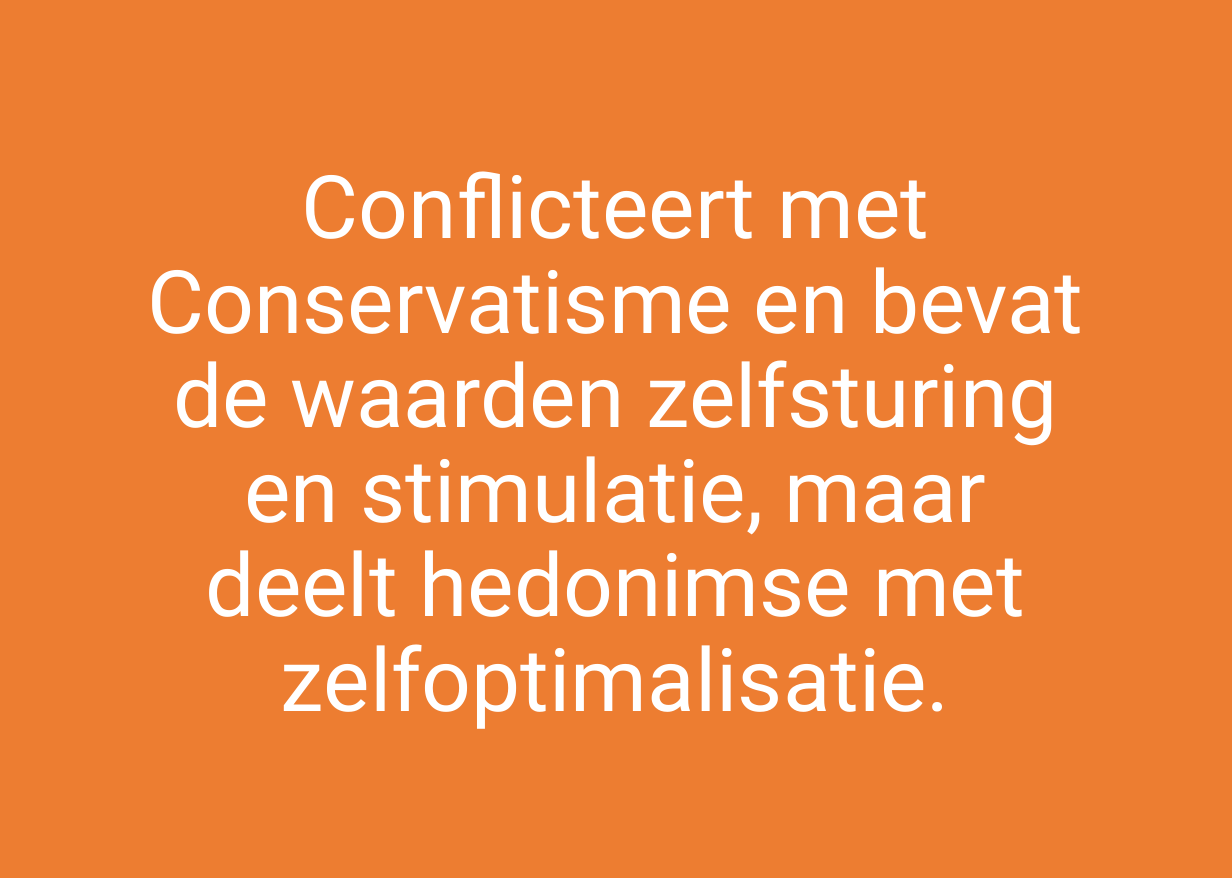
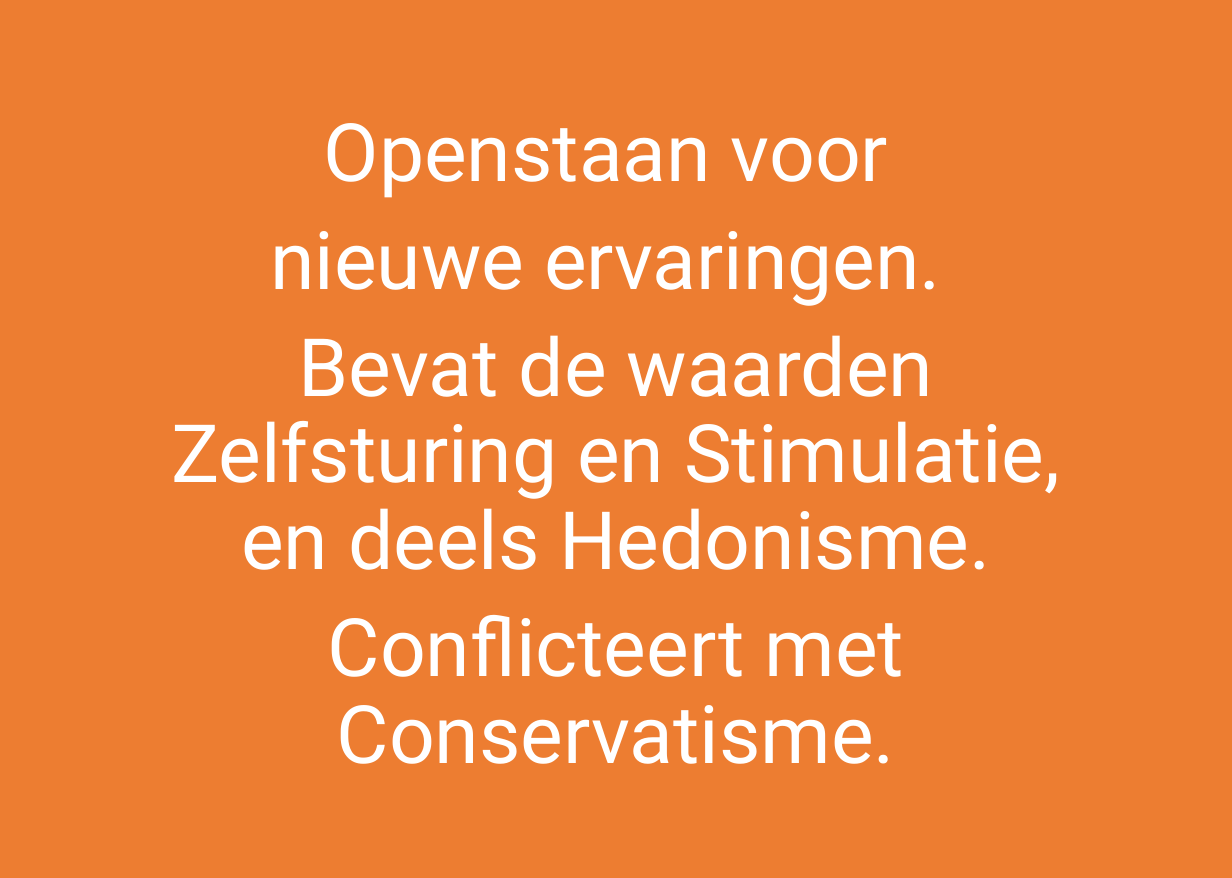
Before and after one commit to ScrumFacilitators/Schwartz-Universal-Values, a slide deck: slide 14 of Schwartz Basis Menselijke Waarden.pptx. Drawn at 1232x878 pixels with LibreOffice and Linux fonts; fonts in the diff are those of the drawing; background and template pictures are left out. Boxes give left, top, right and bottom in pixels: in the first picture for what was removed or moved away, otherwise in the second. Text is boxed around its words. In the diff, an @@ line names an element or a change of style, - is before the commit and + after.

```diff
--- a/Schwartz Basis Menselijke Waarden.pptx
+++ b/Schwartz Basis Menselijke Waarden.pptx
@@ text at (x1=171, y1=123, x2=1060, y2=764): text changed; size 43.5 to 40 pt @@
-Conflicteert met Conservatisme en bevat de waarden zelfsturing en stimulatie, maar deelt hedonimse met zelfoptimalisatie.
+Openstaan voor
+nieuwe ervaringen.
+Bevat de waarden Zelfsturing en Stimulatie, en deels Hedonisme.
+Conflicteert met Conservatisme.
```
Also in this commit, not shown: 6 other slides changed.
